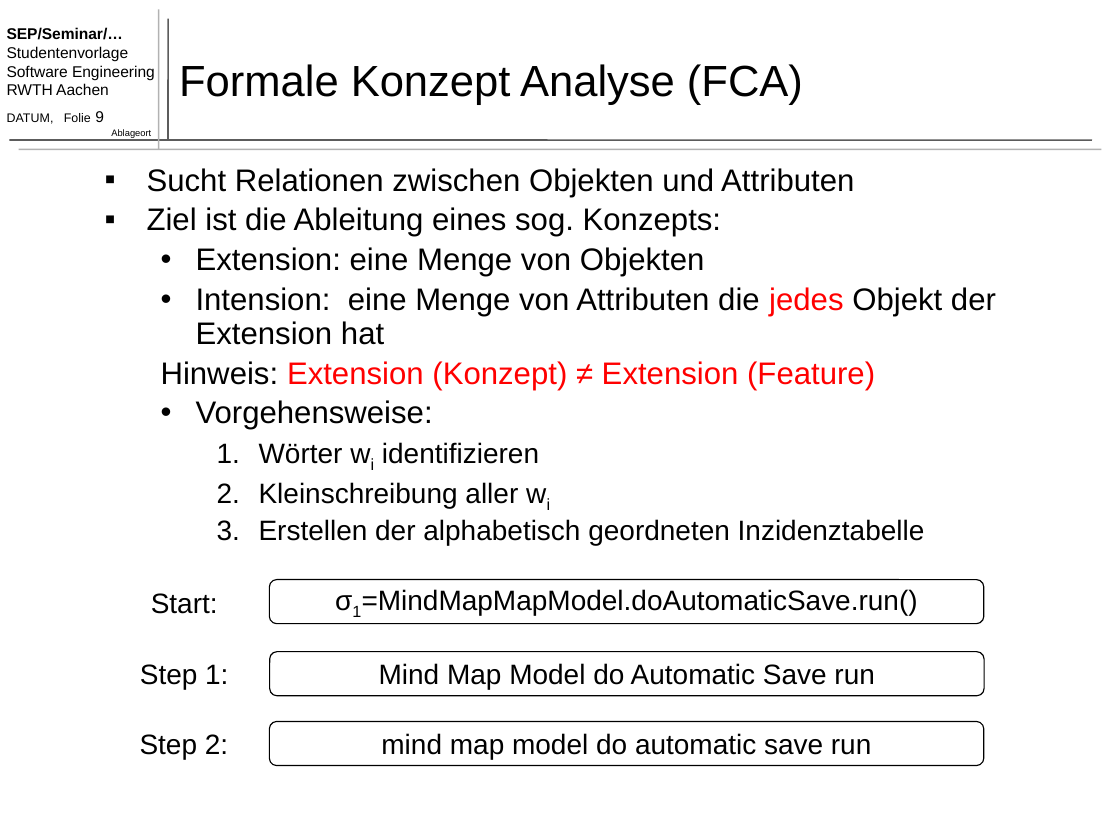
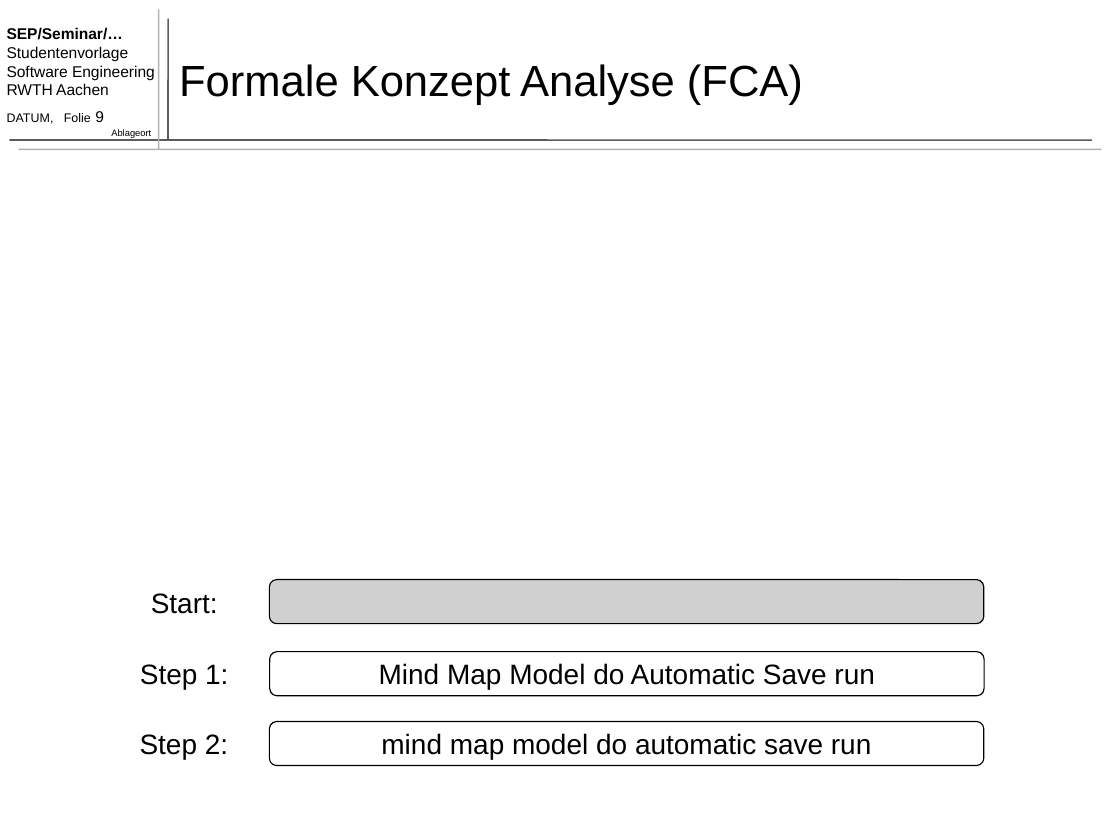
Before and after one commit to TimoBergerbusch/feature-location-techniques, a slide deck: slide 9 of Feature Location Techniques - Präsentation.pptx. Drawn at 1120x840 pixels with LibreOffice and Linux fonts; fonts in the diff are those of the drawing; grey boxes stand for pictures. Boxes give left, top, right and bottom in pixels: in the first picture for what was removed or moved away, otherwise in the second. Text is boxed around its words. In the diff, an @@ line names an element or a change of style, - is before the commit and + after.

```diff
--- a/Feature Location Techniques - Präsentation.pptx
+++ b/Feature Location Techniques - Präsentation.pptx
@@ text removed at box(147, 168, 996, 545) @@
-▪ Sucht Relationen zwischen Objekten und Attributen
-▪ Ziel ist die Ableitung eines sog. Konzepts:
-  • Extension: eine Menge von Objekten
-  • Intension: eine Menge von Attributen die jedes Objekt der Extension hat
-  Hinweis: Extension (Konzept) ≠ Extension (Feature)
-  • Vorgehensweise:
-    1. Wörter wi identifizieren
-    2. Kleinschreibung aller wi
-    3. Erstellen der alphabetisch geordneten Inzidenztabelle
@@ rounded rectangle removed at box(270, 580, 984, 624) @@
-σ1=MindMapMapModel.doAutomaticSave.run()
@@ picture added at box(270, 580, 984, 624) @@
```
Also in this commit, not shown: 13 other slides changed.
